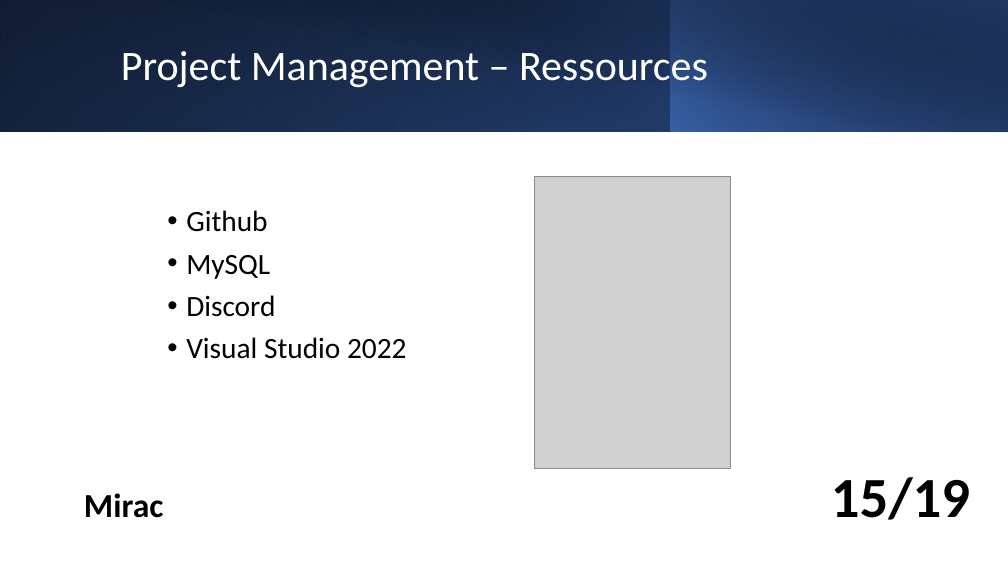
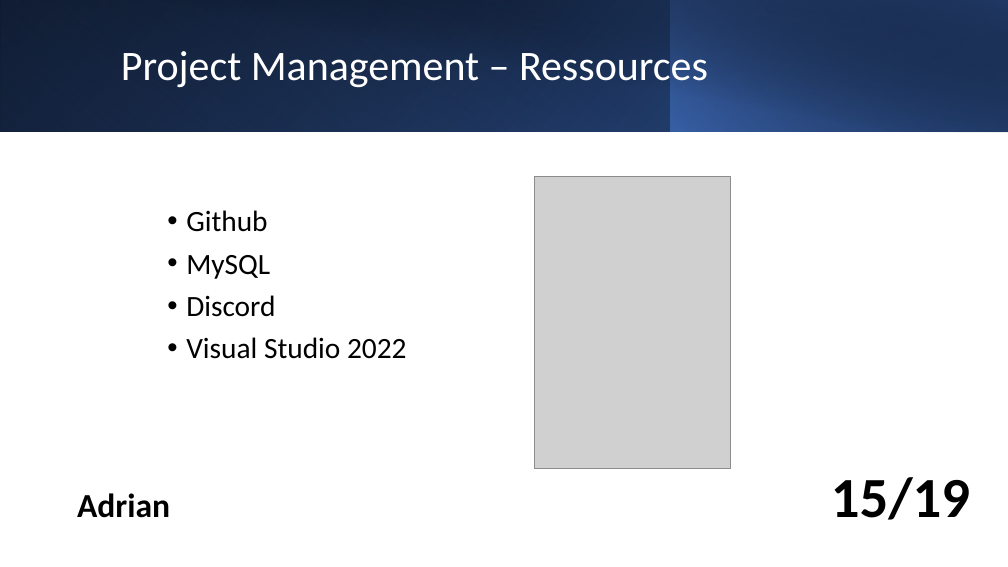
Before and after one commit to LuckyForce/ShareList, a slide deck: slide 15 of documents/T3-ShareList-Abschlusspräsentation_v1.0.pptx. Drawn at 1008x567 pixels with LibreOffice and Linux fonts; fonts in the diff are those of the drawing; grey boxes stand for pictures. Boxes give left, top, right and bottom in pixels: in the first picture for what was removed or moved away, otherwise in the second. Text is boxed around its words. In the diff, an @@ line names an element or a change of style, - is before the commit and + after.

```diff
--- a/documents/T3-ShareList-Abschlusspräsentation_v1.0.pptx
+++ b/documents/T3-ShareList-Abschlusspräsentation_v1.0.pptx
@@ text at (77, 493, 170, 518): text changed @@
-Mirac
+Adrian
```
Also in this commit, not shown: 5 other slides changed, 1 other file.
